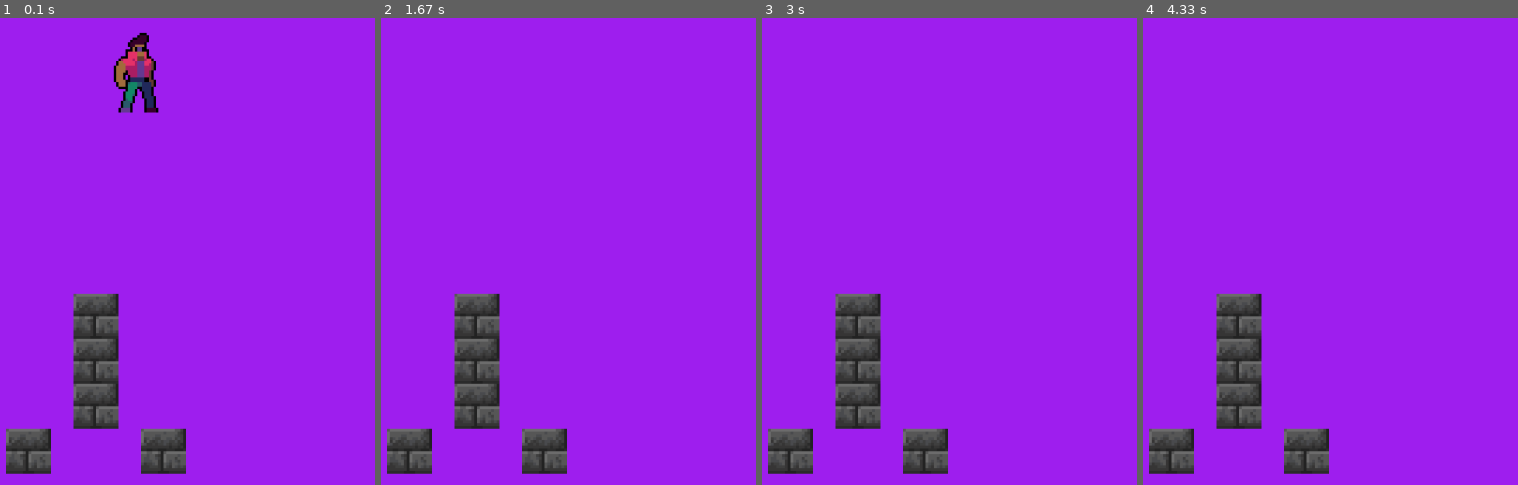
Above: before the commit, frames 1-4 (left to right).
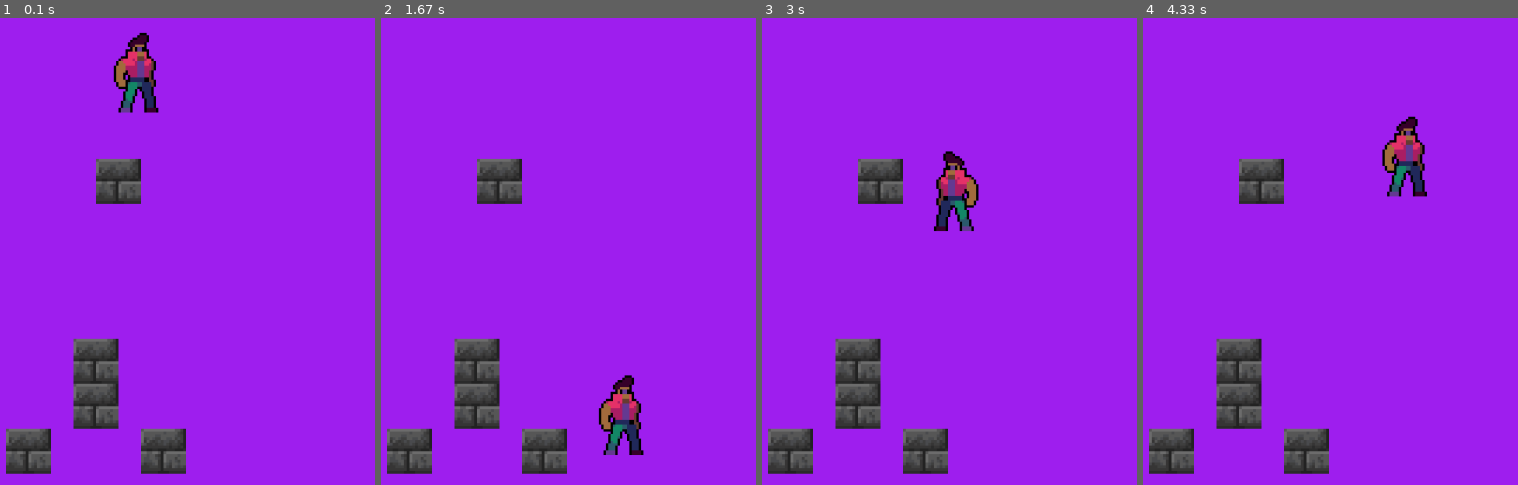
Above: after the commit, the same moments.

Repository: l5ckky/platformer_pygame
Game: pygame game, started from main.py
Same seed, same stepped clock (60 frames per second), same inputs: the game is played once before the commit and once after it.
Inputs:
- Up to frame 1 (0.1 s): no input
- Up to frame 2 (1.67 s): tap Space at 0.33, 0.73, 1.03, 1.23, 1.57 s; hold D 0.67-1.13 s; hold W 1.17-1.47 s; hold D from 1.5 s (still down)
- Up to frame 3 (3 s): tap Space at 1.87, 2.07, 2.37, 2.63, 2.97 s; release D at 1.97 s; hold A 2-2.53 s; hold S 2.57-2.87 s; hold A from 2.9 s (still down)
- Up to frame 4 (4.33 s): tap Space at 3.27, 3.4, 3.8, 4.1 s; release A at 3.3 s; hold W 3.33-3.7 s; hold D from 3.73 s (still down)

The runs differ from the first frame. In frame 1, 2.3% of the frame differs, in the area x 19-38%, y 30-69%; in frame 2, 3.7%; in frame 3, 3.7%; in frame 4, 3.7%, in the area x 19-76%, y 20-69%.

Commit message:
Новая система

Diff:
--- a/main.py
+++ b/main.py
@@ -3,9 +3,9 @@
 import os
 # import sys
 
-GROUND_LEVEL = 500
+GROUND_LEVEL = 800
 GRAVITY = 1
-JUMP_V = 20
+JUMP_V = 16
 WALK_V = 6
 SPRINT_V = 8
 V_MAX = 75
@@ -65,8 +65,14 @@
         if self.onGround:
             if not self.jumping:
                 self.jumping = True
+                self.velocity[1] = -JUMP_V
 
     def update(self):
+        if self.rect.y >= GROUND_LEVEL:
+            self.onGround = True
+        else:
+            self.onGround = False
+
         self.velocity[0] = 0
         if self.right:
             self.image = self.src_image
@@ -86,71 +92,30 @@
             self.velocity[1] -= JUMP_V
             self.jumping = False
 
-        if self.gr:
-            if self.rect.y + self.velocity[1] > self.gr:
-                self.velocity[1] = self.gr - self.rect.y
-                self.gr = None
-
-        self.rect = pygame.Rect(self.rect.x + self.velocity[0], self.rect.y + self.velocity[1], self.rect.width,
-                                self.rect.height)
-
-        collides = self.check_collides()
-        if collides:
-            sides = []
-            for side, obj in collides:
-                if DEBUG_MODE:
-                    debug_text.append(f"SIDE {side}")
-                sides.append(side)
-                if side == "top":
-                    self.rect.y = obj.rect.y - self.rect.height + 1
-                    self.onGround = True
-                if side == "left":
-                    self.rect.x = obj.rect.x - obj.rect.width - 1
-                    self.velocity[0] = 0
-                    self.onGround = False
-                if side == "right":
-                    self.rect.x = obj.rect.x + obj.rect.width + 1
-                    self.velocity[0] = 0
-                    self.onGround = False
-                if side == "bottom":
-                    self.rect.y = obj.rect.y + obj.rect.height + 1
-                    self.velocity[1] = -self.velocity[1]//5
-            if ("top" in sides and "left" in sides) or ("top" in sides and "right" in sides):
+        self.rect.x += self.velocity[0]
+        self.check_x_collisions()
+
+        self.rect.y += self.velocity[1]
+        self.check_y_collisions()
+
+    def check_x_collisions(self):
+        collisions = pygame.sprite.spritecollide(self, collide_tiles, False)
+        for tile in collisions:
+            if self.velocity[0] > 0:  # Moving right; Hit the left side of the wall
+                self.rect.right = tile.rect.left
+            elif self.velocity[0] < 0:  # Moving left; Hit the right side of the wall
+                self.rect.left = tile.rect.right
+
+    def check_y_collisions(self):
+        collisions = pygame.sprite.spritecollide(self, collide_tiles, False)
+        for tile in collisions:
+            if self.velocity[1] > 0:  # Falling down; Hit the top side of the wall
+                self.rect.bottom = tile.rect.top
                 self.onGround = True
-        else:
-            self.onGround = False
-        self.gr = self.check_ground()
-
-
-    def check_ground(self):
-        if not self.onGround:
-            for i in range(self.rect.y, self.rect.y+self.velocity[1], 1):
-                rects = [i.rect for i in collide_tiles.sprites()]
-                r = pygame.Rect(self.rect.x, i + self.rect.height, self.rect.width, 1)
-                coll_rect = r.collideobjects(rects)
-                if coll_rect:
-                    return i
-            return None
-
-    def check_collides(self):
-        collides = pygame.sprite.spritecollide(self, collide_tiles, False)
-        r = []
-        for obj in collides:
-            collide_side = None
-            top = obj.rect.y + obj.rect.height * 0.2 > self.rect.y + self.rect.height
-            bottom = obj.rect.y + obj.rect.height * 0.8 < self.rect.y
-            left = obj.rect.centerx > self.rect.x + self.rect.width
-            right = obj.rect.centerx < self.rect.x + self.rect.width
-            if top and not bottom:
-                collide_side = "top"
-            elif bottom and not top and not left and not right:
-                collide_side = "bottom"
-            if left and not right and not top and not bottom:
-                collide_side = "left"
-            elif right and not left and not top and not bottom:
-                collide_side = "right"
-            r.append((collide_side, obj))
-        return r
+                self.velocity[1] = 0
+            elif self.velocity[1] < 0:  # Jumping up; Hit the bottom side of the wall
+                self.rect.top = tile.rect.bottom
+                self.velocity[1] = 0
 
 
 
@@ -185,7 +150,7 @@
 tile4.add(collide_tiles)
 tile4.add(all_sprites)
 
-tile5 = Tile((4.5, 7))
+tile5 = Tile((5, 4))
 tile5.add(collide_tiles)
 tile5.add(all_sprites)
 
